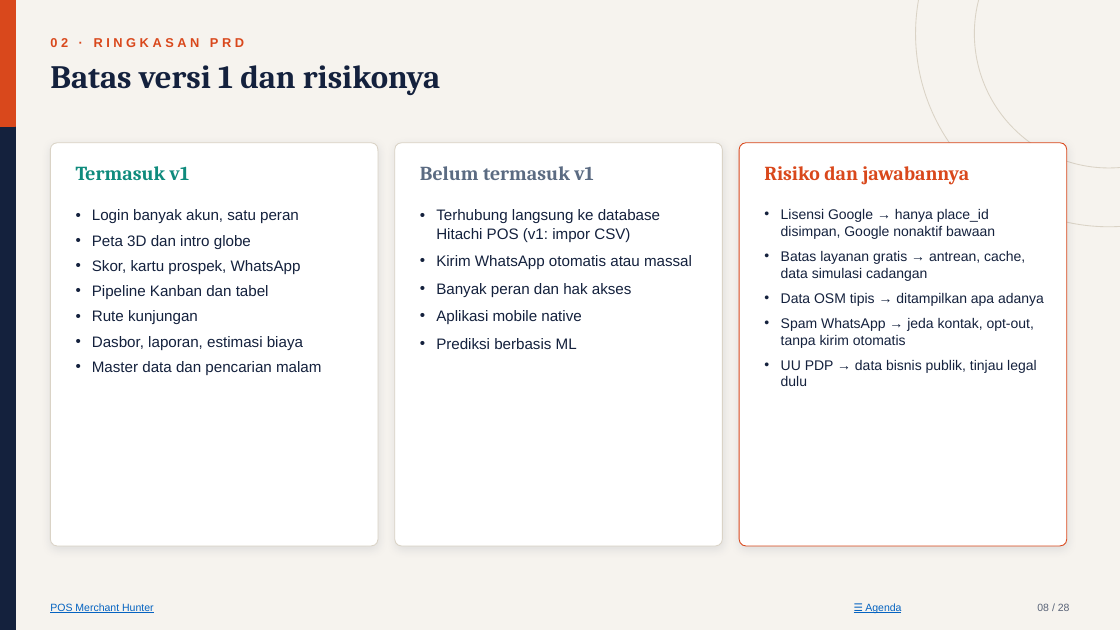
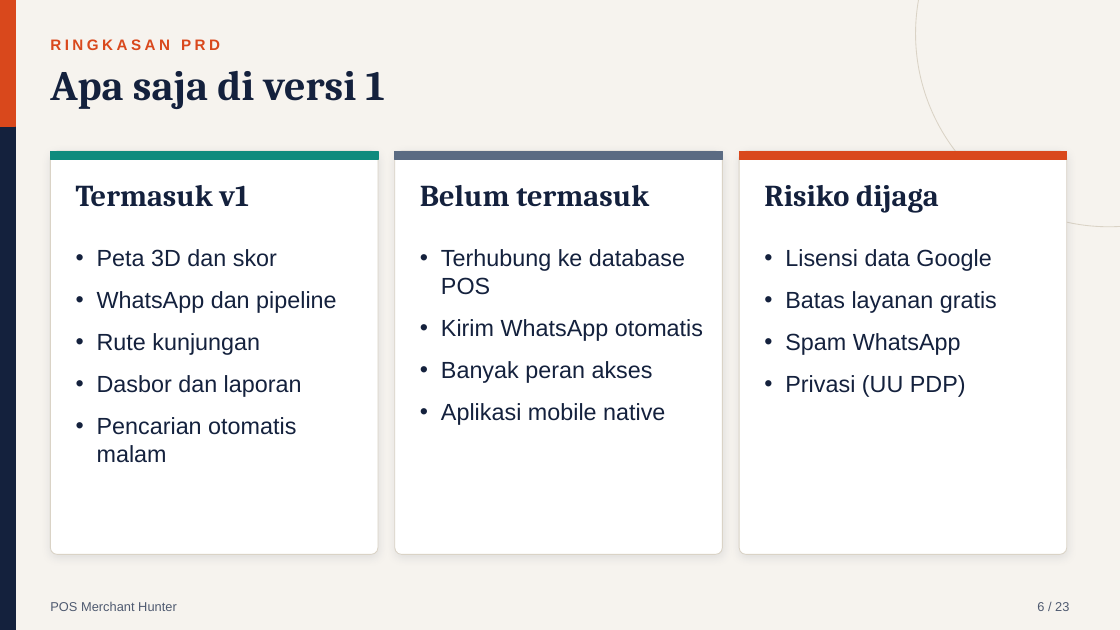
Before and after one commit to ziancuk/merchant-hunter, a slide deck: slide 6 of POS-Merchant-Hunter_Presentasi-Manajemen.pptx (slide 8 before the commit). Drawn at 1120x630 pixels with LibreOffice and Linux fonts; fonts in the diff are those of the drawing. Boxes give left, top, right and bottom in pixels: in the first picture for what was removed or moved away, otherwise in the second. Text is boxed around its words. In the diff, an @@ line names an element or a change of style, - is before the commit and + after.

```diff
--- a/POS-Merchant-Hunter_Presentasi-Manajemen.pptx
+++ b/POS-Merchant-Hunter_Presentasi-Manajemen.pptx
@@ ellipse removed at (975,0,1120,168) @@
@@ text at (50,39,220,50): text changed; size 11 to 13 pt @@
-02 · RINGKASAN PRD
+RINGKASAN PRD
@@ text at (50,71,385,109): text changed; size 28 to 36 pt @@
-Batas versi 1 dan risikonya
+Apa saja di versi 1
@@ rectangle added at (50,151,378,160), fill #0F8B7D, outline #0F8B7D 1 pt @@
@@ text "Termasuk v1": place and size @@
-text "Termasuk v1" at (76,166,189,180)
+text "Termasuk v1" at (76,185,249,207)
@@ text "Termasuk v1" at (76,185,249,207): size 17 to 26 pt, text colour #0F8B7D to #14213D; vertical alignment middle to top @@
@@ rectangle added at (395,151,723,160), fill #5B6B82, outline #5B6B82 1 pt @@
@@ text "Belum termasuk" at (420,185,649,207): vertical alignment middle to top @@
@@ 3 rounded rectangles: place and size @@
-3 rounded rectangles at (50,143,1067,546)
+3 rounded rectangles at (50,151,1067,555)
@@ rounded rectangle at (739,151,1067,555): outline #D9481C 0.75 pt to #DAD3C6 0.75 pt @@
@@ rectangle added at (739,151,1067,160), fill #D9481C, outline #D9481C 1 pt @@
@@ text "Risiko dijaga" at (764,185,939,213): vertical alignment middle to top @@
@@ text at (420,185,649,207): text changed; size 17 to 26 pt; text colour #5B6B82 to #14213D @@
-Belum termasuk v1
+Belum termasuk
@@ text at (764,185,939,213): text changed; size 17 to 26 pt; text colour #D9481C to #14213D @@
-Risiko dan jawabannya
+Risiko dijaga
@@ text "Peta 3D dan skor": place and size @@
-text "Peta 3D dan skor" at (92,209,321,375)
+text "Peta 3D dan skor" at (97,249,336,463)
@@ text at (97,249,336,313): text changed; size 13 to 20 pt @@
-• Login banyak akun, satu peran
-• Peta 3D dan intro globe
-• Skor, kartu prospek, WhatsApp
-• Pipeline Kanban dan tabel
+• Peta 3D dan skor
+• WhatsApp dan pipeline
@@ text "Terhubung ke database POS": place and size @@
-text "Terhubung ke database POS" at (436,209,692,349)
+text "Terhubung ke database POS" at (441,249,703,425)
@@ text at (441,249,703,383): text changed; size 13 to 20 pt @@
-• Terhubung langsung ke database Hitachi POS (v1: impor CSV)
-• Kirim WhatsApp otomatis atau massal
-• Banyak peran dan hak akses
+• Terhubung ke database POS
+• Kirim WhatsApp otomatis
+• Banyak peran akses
@@ text at (785,249,997,397): text changed; size 12 to 20 pt @@
-• Lisensi Google → hanya place_id disimpan, Google nonaktif bawaan
-• Batas layanan gratis → antrean, cache, data simulasi cadangan
-• Data OSM tipis → ditampilkan apa adanya
-• Spam WhatsApp → jeda kontak, opt-out, tanpa kirim otomatis
-• UU PDP → data bisnis publik, tinjau legal dulu
+• Lisensi data Google
+• Batas layanan gratis
+• Spam WhatsApp
+• Privasi (UU PDP)
@@ text at (97,333,260,355): size 13 to 20 pt in "Rute kunjungan"; indent changed; more space between paragraphs @@
@@ text at (436,338,577,349): paragraph removed @@
-• Prediksi berbasis ML
@@ text at (97,375,302,463): text changed; size 13 to 20 pt @@
-• Dasbor, laporan, estimasi biaya
-• Master data dan pencarian malam
+• Dasbor dan laporan
+• Pencarian otomatis malam
@@ text at (441,403,665,425): size 13 to 20 pt in "Aplikasi mobile native"; indent changed; more space between paragraphs @@
@@ text "POS Merchant Hunter" at (50,602,177,611): size 9 to 11 pt, text colour #0563C1 to #4F5A70, underline off @@
@@ text removed at (865,603,901,613) @@
-☰ Agenda
@@ text removed at (1037,603,1070,611) @@
-08 / 28
@@ text added at (1037,602,1069,611), 11 pt, text #4F5A70 @@
+6 / 23
```
Also in this commit, not shown: 16 other slides changed, 6 slides added, 11 slides removed, 2 other files.
